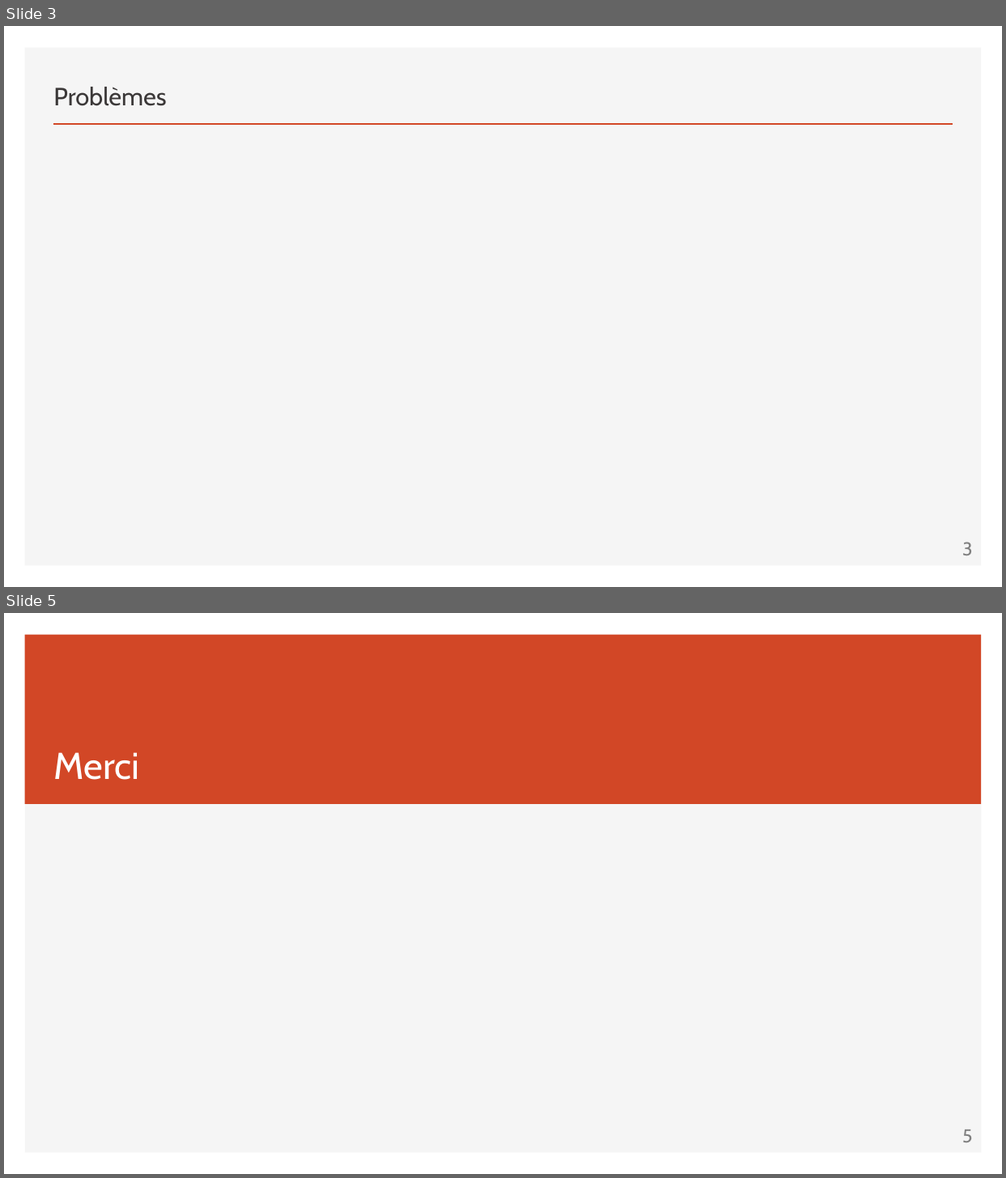
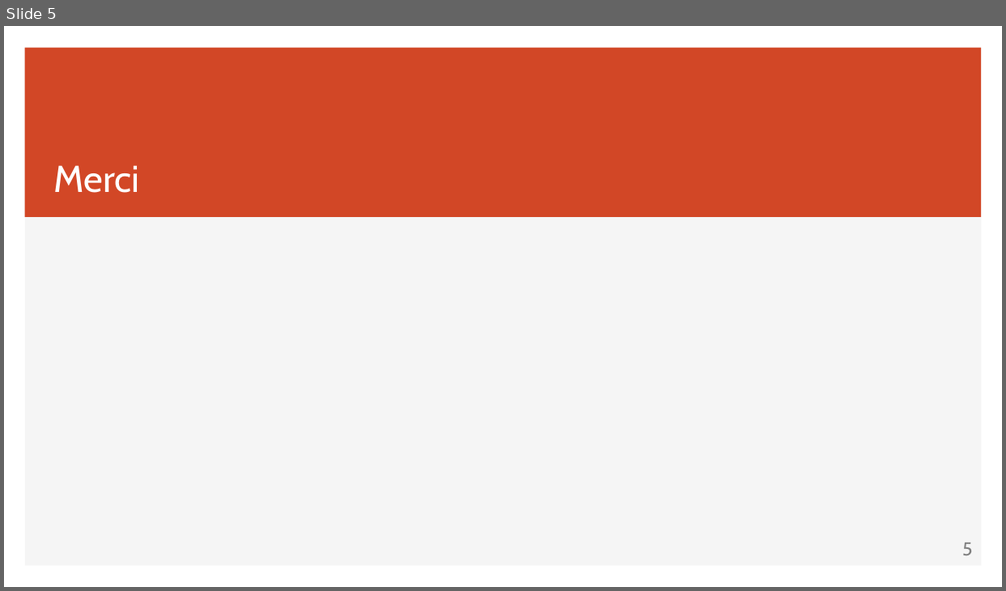
Before and after one commit to IAmFrench/slot-machine-in-javascript-2017, a slide deck: presentation/Slot Machine.pptx. Shown one above the other, each under a label of ours: slides 3 and 5 before the commit, slide 5 after it; the slides between them are not shown. The pictures are 1006x1178 and 1006x591 pixels, drawn with LibreOffice and Linux fonts; fonts in the diff are those of the drawing. Boxes give left, top, right and bottom in pixels: in the first picture for what was removed or moved away, otherwise in the second. Text is boxed around its words. In the diff, an @@ line names an element or a change of style, - is before the commit and + after.

```diff
--- a/presentation/Slot Machine.pptx
+++ b/presentation/Slot Machine.pptx
@@ slide 3 removed at (4, 26, 1002, 587), background #FFFFFF; not listed: 1 template element that a slide beside it also shows @@
@@ text removed at (53, 87, 166, 106) @@
-Problèmes
@@ line removed from (53, 124) to (953, 124) @@
@@ page number removed at (962, 542, 973, 556) @@
-3
```
Also in this commit, not shown: 2 slides changed, 2 slides added, 1 other slide removed.
